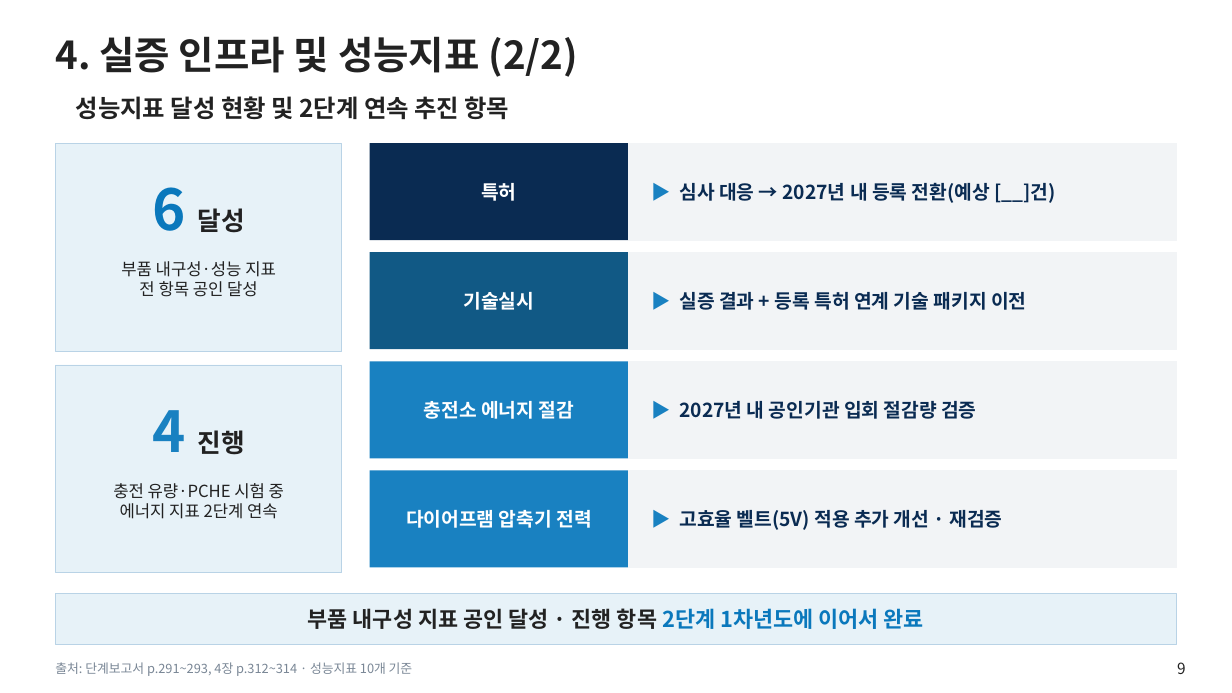
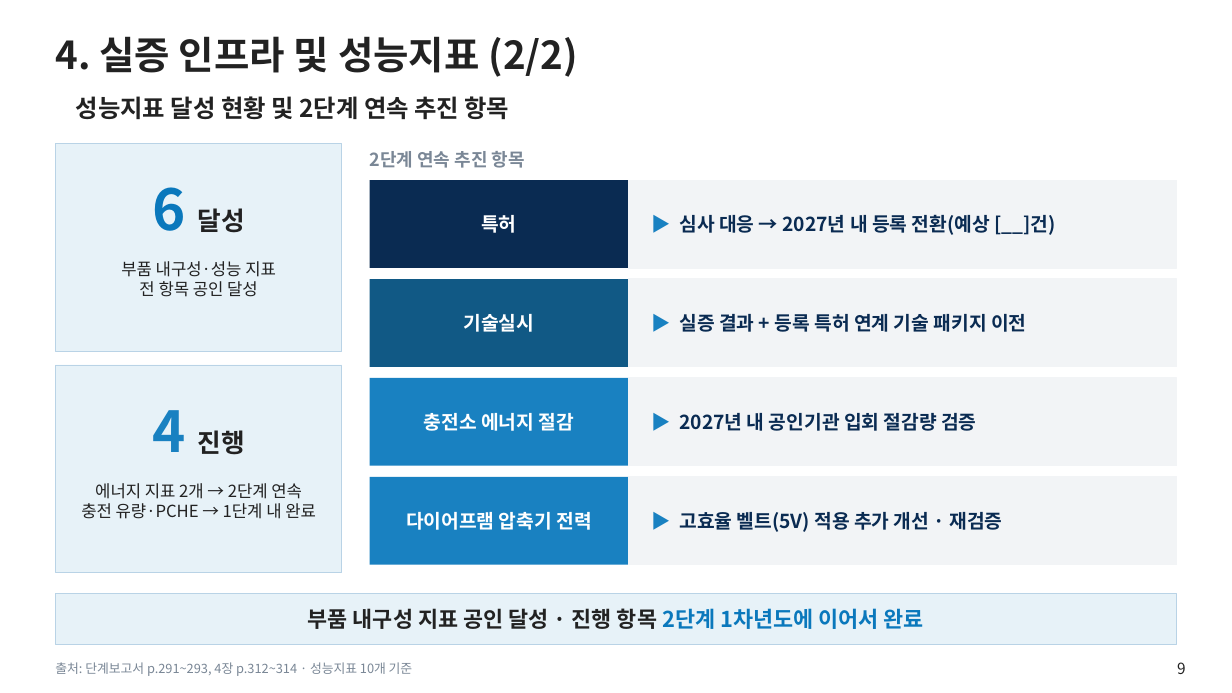
Before and after one commit to jungdw180-debug/h2, a slide deck: slide 9 of slides/1단계_단계평가_현장평가판.pptx. Drawn at 1232x693 pixels with LibreOffice and Linux fonts; fonts in the diff are those of the drawing; background and template pictures are left out. Boxes give left, top, right and bottom in pixels: in the first picture for what was removed or moved away, otherwise in the second. Text is boxed around its words. In the diff, an @@ line names an element or a change of style, - is before the commit and + after.

```diff
--- a/slides/1단계_단계평가_현장평가판.pptx
+++ b/slides/1단계_단계평가_현장평가판.pptx
@@ text added at (370, 151, 525, 168), 14 pt, text #7A8796, bold @@
+2단계 연속 추진 항목
@@ rectangle "특허": place and size @@
-rectangle "특허" at (370, 143, 628, 240)
+rectangle "특허" at (370, 180, 628, 268)
@@ rectangle: place and size @@
-rectangle at (628, 143, 1177, 240)
+rectangle at (628, 180, 1177, 268)
@@ text "▶ 심사 대응 → 2027년 ...": place and size @@
-text "▶ 심사 대응 → 2027년 ..." at (679, 182, 1055, 203)
+text "▶ 심사 대응 → 2027년 ..." at (679, 214, 1055, 235)
@@ rectangle "기술실시": place and size @@
-rectangle "기술실시" at (370, 252, 628, 349)
+rectangle "기술실시" at (370, 279, 628, 367)
@@ rectangle: place and size @@
-rectangle at (628, 252, 1177, 349)
+rectangle at (628, 279, 1177, 367)
@@ text "▶ 실증 결과 + 등록 ...": place and size @@
-text "▶ 실증 결과 + 등록 ..." at (679, 292, 1026, 310)
+text "▶ 실증 결과 + 등록 ..." at (679, 314, 1026, 332)
@@ rectangle "충전소 에너지 절감": place and size @@
-rectangle "충전소 에너지 절감" at (370, 361, 628, 458)
+rectangle "충전소 에너지 절감" at (370, 378, 628, 466)
@@ rectangle: place and size @@
-rectangle at (628, 361, 1177, 458)
+rectangle at (628, 378, 1177, 466)
@@ text "▶ 2027년 내 공인기관 입회 ...": place and size @@
-text "▶ 2027년 내 공인기관 입회 ..." at (679, 401, 976, 419)
+text "▶ 2027년 내 공인기관 입회 ..." at (679, 413, 976, 431)
@@ rectangle "다이어프램 압축기 전력": place and size @@
-rectangle "다이어프램 압축기 전력" at (370, 470, 628, 567)
+rectangle "다이어프램 압축기 전력" at (370, 477, 628, 565)
@@ rectangle: place and size @@
-rectangle at (628, 470, 1177, 567)
+rectangle at (628, 477, 1177, 565)
@@ text at (81, 483, 316, 519): text changed @@
-충전 유량·PCHE 시험 중
-에너지 지표 2단계 연속
+에너지 지표 2개 → 2단계 연속
+충전 유량·PCHE → 1단계 내 완료
```
Also in this commit, not shown: 9 other files.
